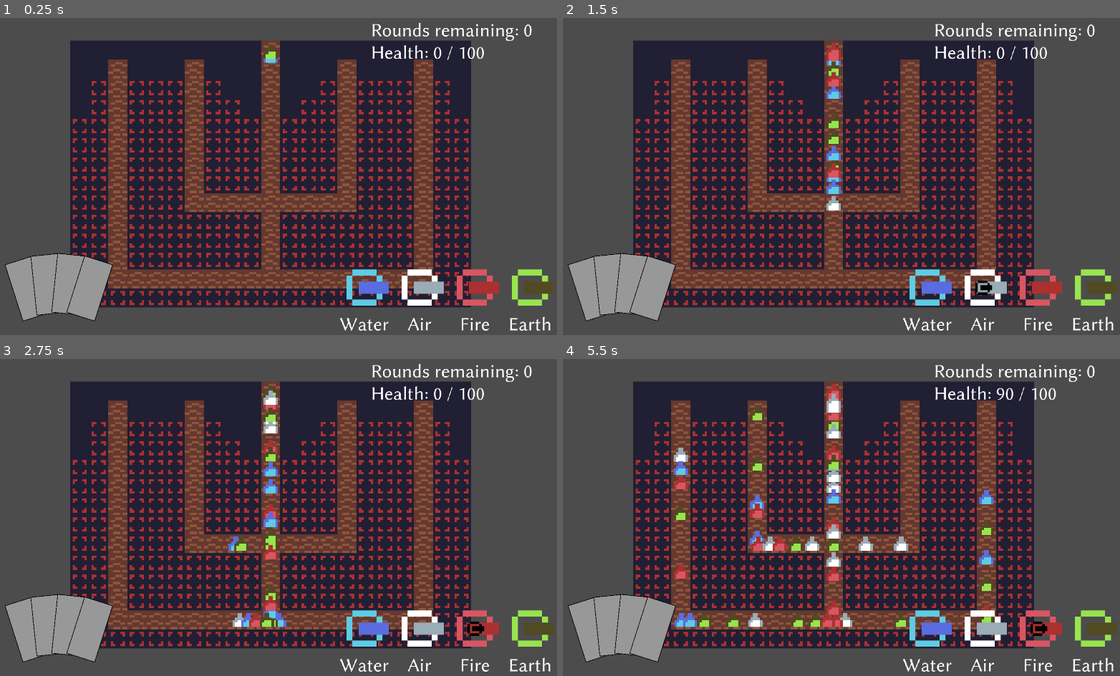
Above: before the commit, frames 1-4 (two rows, left to right).
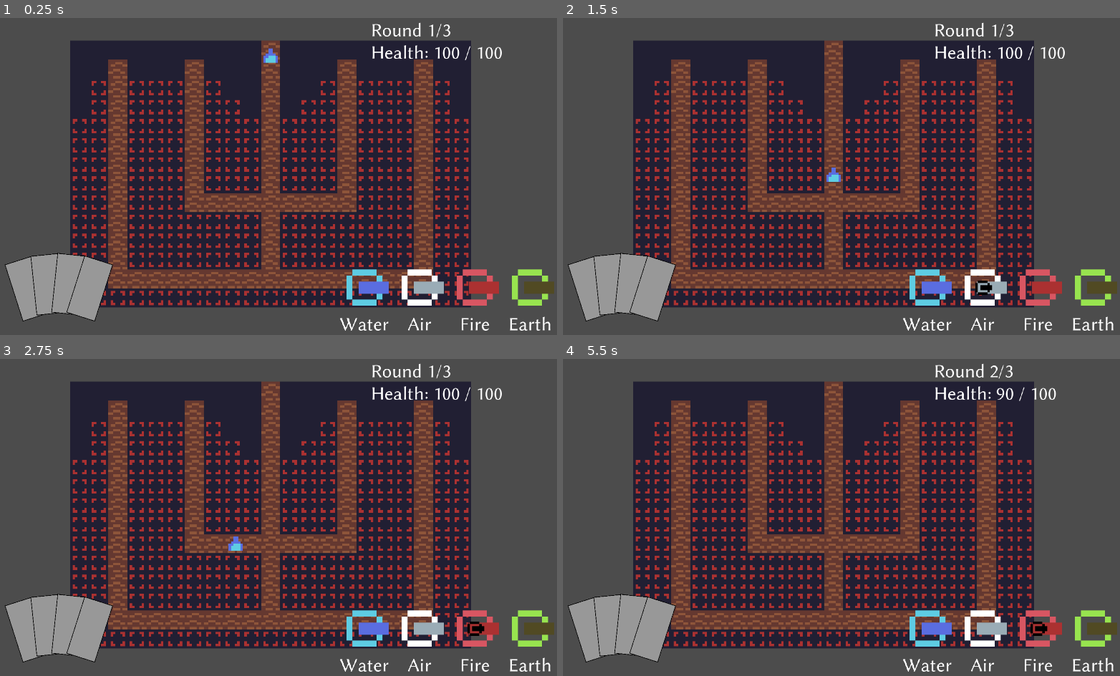
Above: after the commit, the same moments.

Repository: ModProg/GMTK-21
Game: Godot game, scene res://Scenes/ScrapScene.tscn
The game is run twice, just before and just after one commit, with the same random seed, the same clock (stepped at 60 frames per second) and the same inputs.
Inputs (mouse positions are in pixels of both pictures, inside the frame that each line leads up to):
- Up to frame 1 (0.25 s): no input
- Up to frame 2 (1.5 s): click (925, 287) at 0.5 s; click (980, 287) at 1.25 s
- Up to frame 3 (2.75 s): click (473, 628) at 2 s
- Up to frame 4 (5.5 s): click (1092, 628) at 2.75 s; click (925, 628) at 3.5 s; click (980, 628) at 4.25 s; click (1036, 628) at 5 s

The runs differ from the first frame. In frame 1, 0.6% of the frame differs, in the area x 47-96%, y 1-14%; in frame 2, 1.3%; in frame 3, 1.9%; in frame 4, 3.7%, in the area x 19-96%, y 1-85%.

Commit message:
Extended RoundController

Diff:
--- a/Godot/Scenarios/Madness.json
+++ b/Godot/Scenarios/Madness.json
@@ -1,6 +1,18 @@
 {
   "map": "Scrup",
   "rounds": [
+    {
+      "enemy_count": 1,
+      "round_time": 5,
+      "spawn_time": 0.1
+    },
+    {
+      "enemy_count": 500,
+      "round_time": 60,
+      "spawn_time": 0.1,
+      "initial_spawn_time": 2,
+      "retry": true
+    },
     {
       "enemy_count": 500,
       "round_time": 60,
--- a/Godot/Scenes/Enemy.tscn
+++ b/Godot/Scenes/Enemy.tscn
@@ -6,7 +6,9 @@
 [sub_resource type="RectangleShape2D" id=1]
 extents = Vector2( 4.00002, 3.99998 )
 
-[node name="Enemy" type="PathFollow2D"]
+[node name="Enemy" type="PathFollow2D" groups=[
+"enemy_parent",
+]]
 position = Vector2( 96, 224 )
 rotation = -3.85397e-06
 rotate = false
--- a/Godot/Scenes/Scene.tscn
+++ /dev/null
@@ -1,21 +0,0 @@
-[gd_scene load_steps=3 format=2]
-
-[ext_resource path="res://Scripts/RoundController.gd" type="Script" id=1]
-[ext_resource path="res://Scripts/GameController.gd" type="Script" id=2]
-
-[node name="Node" type="Node"]
-script = ExtResource( 2 )
-_scenario = "res://Scenarios/Tutorial.json"
-
-[node name="RoundController" type="Node" parent="."]
-pause_mode = 2
-script = ExtResource( 1 )
-
-[node name="RoundTimer" type="Timer" parent="RoundController"]
-
-[node name="SpawnTimer" type="Timer" parent="RoundController"]
-
-[node name="Towers" type="Node" parent="."]
-
-[connection signal="timeout" from="RoundController/RoundTimer" to="RoundController" method="NewRound"]
-[connection signal="timeout" from="RoundController/SpawnTimer" to="RoundController" method="SpawnEnemy"]
--- a/Godot/Scripts/Round.gd
+++ b/Godot/Scripts/Round.gd
@@ -10,6 +10,11 @@
 var round_time: float
 var spawn_time: float
 var initial_spawn_time: float
+var retry: bool
+
+var res_enemy_count: int
+var res_enemy_distribution: Dictionary
+var res_enemies: Array
 
 func get_enemy() -> int:
 	if enemies.size() > 0:
@@ -30,22 +35,33 @@
 
 func from_dict(value: Dictionary) -> Round:
 	if value.has("enemy_distribution"):
-		var ed = value.enemy_distribution
 		for e in JSONElement.keys():
-			if ed.has(e):
-				 enemy_distribution[JSONElement[e]] = ed[e]
-			else:
-				 enemy_distribution[JSONElement[e]] = 0
+			if value.enemy_distribution.has(e):
+				 res_enemy_distribution[JSONElement[e]] = value.enemy_distribution[e]
+
 	if value.has("enemies"):
-		var es = value.enemies
-		for e in es:
-			 enemies.append(JSONElement[e])
+		for e in  value.enemies:
+			 res_enemies.append(JSONElement[e])
+
 	if value.has("enemy_count"):
-		 enemy_count = value.enemy_count
-	if not value.has("initial_spawn_time"):
+		 res_enemy_count = value.enemy_count
+
+	if value.has("initial_spawn_time"):
+		 initial_spawn_time = value.initial_spawn_time
+	else:
 		 initial_spawn_time = value.spawn_time
-	else:
-		 initial_spawn_time = value.initial_spawn_time
+
+	if value.has("retry"):
+		retry = value.retry
+
 	spawn_time = value.spawn_time
 	round_time = value.round_time
+
+
+	reset()
 	return self
+
+func reset():
+	enemy_count = res_enemy_count
+	enemy_distribution = res_enemy_distribution.duplicate()
+	enemies = res_enemies.duplicate()
--- a/Godot/Scripts/RoundController.gd
+++ b/Godot/Scripts/RoundController.gd
@@ -15,8 +15,10 @@
 
 var paths: Array
 var rounds: Array
+var index = -1;
 var cur_round: Round
 var cur_health = health
+var round_start_health: float
 var end = false
 
 var ui_controller: UIController
@@ -33,19 +35,31 @@
 
 
 func NewRound():
-	if rounds.size() == 0:
+	index += 1;
+	if index == rounds.size():
 		end = true
 		return
 
-	cur_round = rounds.pop_front()
+	cur_round = rounds[index]
+	round_start_health = cur_health
+
 	roundTimer.start(cur_round.round_time)
-	spawnTimer.start(cur_round.spawn_time)
-	ui_controller.rounds_remaining = rounds.size()
+	spawnTimer.start(cur_round.initial_spawn_time)
+	spawnTimer.wait_time = cur_round.spawn_time
+	ui_controller.current_round = index+1
+	ui_controller.total_rounds = rounds.size()
 	ui_controller.max_health = health
+	ui_controller.health = cur_health
 
 
 func Damage(dmg):
 	cur_health -= dmg
 	if cur_health == 0:
+		if cur_round.retry:
+			cur_round.reset()
+			cur_health = round_start_health
+			index -= 1
+			get_tree().call_group("enemy_parent","queue_free")
+			return NewRound()
 		get_tree().reload_current_scene()
 	ui_controller.health = cur_health
--- a/Godot/Scripts/UIController.gd
+++ b/Godot/Scripts/UIController.gd
@@ -7,11 +7,14 @@
 var _health: int
 var max_health: int setget set_max_health
 var _max_health: int
-var rounds_remaining: int setget set_rounds_remaining
+var total_rounds: int setget set_total_rounds
+var _total_rounds: int
+var current_round: int setget set_current_round
+var _current_round: int
 #var game_controller: GameController setget set_game_controller
 
-onready var roundText = $"MarginContainer/Round Text"
-onready var healthText = $"MarginContainer/Health Text"
+onready var roundText: RichTextLabel = $"MarginContainer/Round Text"
+onready var healthText: RichTextLabel = $"MarginContainer/Health Text"
 onready var towerTables = $MarginContainer2/TowerTables
 var game_controller
 
@@ -28,8 +31,8 @@
 #	towerTables.game_controller = value
 
 
-func set_rounds_remaining(value: int):
-	roundText.text = 'Rounds remaining: ' + str(value)
+#func set_rounds_remaining(value: int):
+#	roundText.text = 'Rounds remaining: ' + str(value)
 
 
 func set_health(value: int):
@@ -40,3 +43,11 @@
 func set_max_health(value: int):
 	_max_health = value
 	healthText.text = '\nHealth: ' + str(_health) + ' / ' + str(_max_health)
+
+func set_total_rounds(value: int):
+	_total_rounds = value
+	roundText.text = 'Round ' + str(_current_round) + "/"+str(_total_rounds)
+
+func set_current_round(value: int):
+	_current_round = value
+	roundText.text = 'Round ' + str(_current_round) + "/"+str(_total_rounds)
